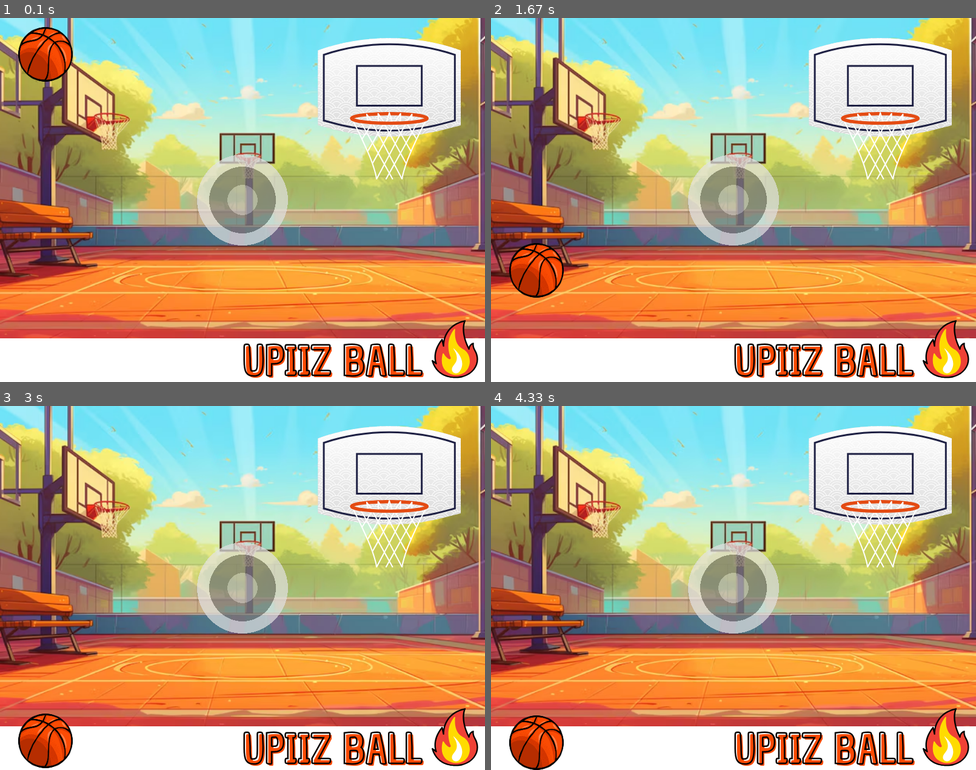
Above: before the commit, frames 1-4 (two rows, left to right).
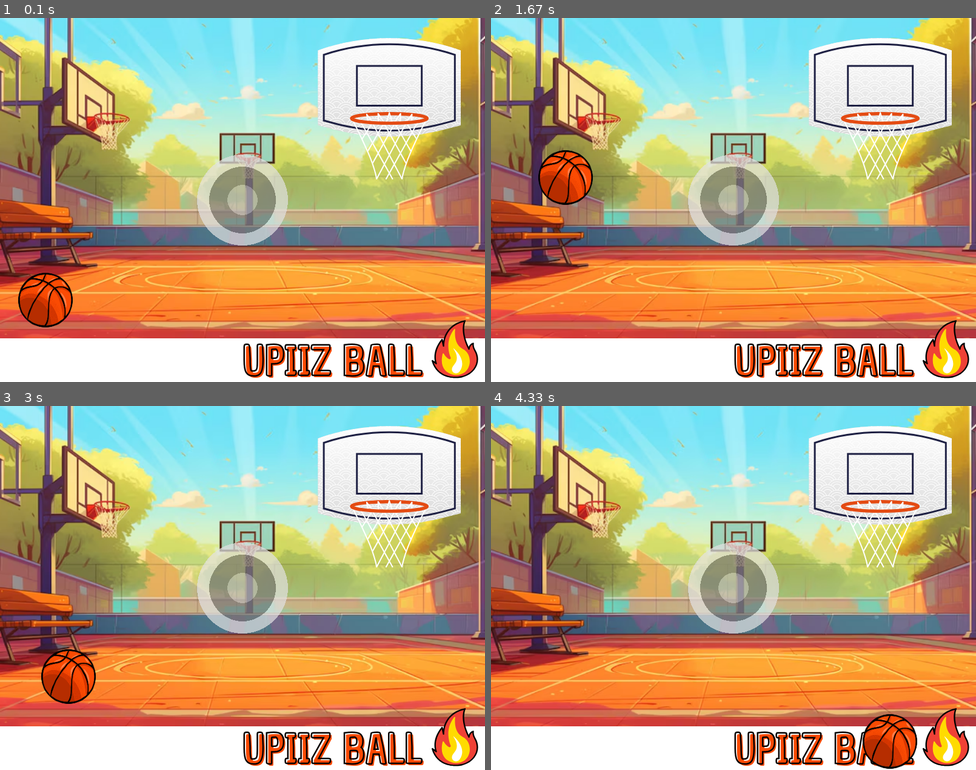
Above: after the commit, the same moments.

Repository: JMario16/UPIIZ_BALL
Game: pygame game, started from UPIIZ_BALL.py
Same seed, same stepped clock (60 frames per second), same inputs: the game is played once before the commit and once after it.
Inputs (mouse positions are in pixels of both pictures, inside the frame that each line leads up to):
- Up to frame 1 (0.1 s): no input
- Up to frame 2 (1.67 s): click (733, 200) at 0.38 s; press the mouse at (733, 200) at 0.7 s; move the mouse to (762, 214) at 0.8 s; release the mouse at (791, 232) at 0.93 s; press the mouse at (733, 200) at 1.03 s; move the mouse to (723, 247) at 1.13 s; release the mouse at (709, 294) at 1.27 s
- Up to frame 3 (3 s): no input
- Up to frame 4 (4.33 s): no input

The runs differ from the first frame. In frame 1, 2.7% of the frame differs, in the area x 3-15%, y 2-85%; in frame 2, 2.7%, in the area x 3-21%, y 36-77%; in frame 3, 2.7%; in frame 4, 2.6%.

Commit message:
Version 1.3

Diff:
--- a/UPIIZ_BALL.py
+++ b/UPIIZ_BALL.py
@@ -2,10 +2,11 @@
 import math
 import sys
 
-# - - - VARIABLES - - -
-anch=800 #Ancho de la ventana
-larg=600 #Largo de la ventana
-grav=3708.8667 #En pixeles por segundo cuadrado
+# - - - CONSTANTES - - -
+anch, larg=800, 600 #Ancho y largo de la ventana
+grav=3708.87 #Gravedad en pixeles por segundo cuadrado
+velM=3780.71 #Velocidad máxima en pixeles por segundo
+fricc=0.25 #Constante de fricción del suelo suponiendolo de madera
 
 pygame.init() #Iniciar los modulos de la librería
 screen=pygame.display.set_mode((anch, larg)) #Dar tamaño a la ventana mediante variables
@@ -16,11 +17,19 @@
 opacidad=pygame.Surface((800, 600), pygame.SRCALPHA) #Crear una superficie para objetos con opacidad
 
 # - - - PROPIEDADES DEL BALON - - -
-posBx=30 #Posición inicial del balon en X (x0)
-posBy=0 #Posición inicial del balon en Y (y0)
-velBy=0 #Velocidad inicial del balon (v0)
+posBx, posBy=30, 420 #Posición inicial del balon en los ejes X, Y (x0, y0)
+velBx, velBy=0, 0 #Velocidad inicial del balon en los ejes X, Y (vx0, vy0)
+tiemLanz=None #Tiempo desde el lanzamiento
 reboteB=-0.75 #Factor de rebote del balon (Para cada rebote pierde 25% de la velocidad y cambia de dirección, por eso el menos)
-colisionB=larg-90 #Colision del balon con el suelo (el balon tiene 90px de diametro)
+activoB=False #Variable para determinar si el balon ha sido lanzado
+masa=0.62 #Masa del balón en kilogramos
+peso=masa*grav #Peso del balón en newtons
+Fnormal=peso #Fuerza normal del balón en newtons
+
+# - - - PROPIEDADES DEL JOYSTICK - - -
+posJx, posJy=400, 300 #Posición inicial del joystick en los ejes X, Y (x0, y0)
+radJ=120 #Radio máximo de movimiento del joystick
+activoJ=False #Variable para determinar si el joystick se esta arrastrando
 
 clock=pygame.time.Clock() #Inicializar un reloj
 
@@ -31,24 +40,98 @@
         if event.type==pygame.QUIT: #Si ese evento es "pygame.QUIT" (Cerrar)
             running=False  #"running" sera "False". Por lo tanto se detiene el programa
 
+        elif event.type==pygame.MOUSEBUTTONDOWN: #Si ese evento es "pygame.MOUSEBUTTONDOWN" (Click derecho)
+            mouse_x, mouse_y=pygame.mouse.get_pos() #Obtener la posición del mouse
+            dist=math.sqrt((mouse_x-posJx)**2+(mouse_y-posJy)**2) #Obtener la distancia entre joystick y la del mouse
+            if dist<=55: #Si el clic está dentro del círculo del joystick
+                activoJ=True #El joystick está activo
+
+        elif event.type==pygame.MOUSEMOTION and activoJ: #Si ese evento es "pygame.MOUSEMOTION" (Ratón en movimiento), y el joystick está activo
+            mouse_x, mouse_y=pygame.mouse.get_pos() #Obtener la posición del mouse
+            dx, dy=mouse_x-400, mouse_y-300 #Desplazamiento del mouse en cada eje respecto la posición inicial
+            dist=math.sqrt(dx**2 + dy**2) #Obtener la distancia entre la posición inicial del joystick y la del mouse
+
+            if dist>radJ: #Si la distancia es mayor al radio máximo
+                angu=math.atan2(dy, dx) #Obtener el angulo contiguo al origen, formado por el triángulo rectangulo con C.O=dy y C.A=dx, donde dy y dx son las distancias del mouse al punto inicial
+                posJx=400+radJ*math.cos(angu) #Recalcular posición del joystick para evitar que sobrepase el area definida en el eje X, tomando como referencia la posición del mouse
+                posJy=300+radJ*math.sin(angu) #Recalcular posición del joystick para evitar que sobrepase el area definida en el eje Y, tomando como referencia la posición del mouse
+            else:
+                posJx, posJy=mouse_x, mouse_y #La posición del joystick es igual a la posición del mouse
+
+        elif event.type==pygame.MOUSEBUTTONUP: #Si ese evento es "pygame.MOUSEBUTTONUP" (Soltar click derecho)
+            if activoJ and activoB is False: #Si el joystick está activo
+                dx=posJx-400 #Obtener distancia entre la posición inicial y la posición final del joystick en el eje X
+                dy=posJy-300 #Obtener distancia entre la posición inicial y la posición final del joystick en el eje X
+                dist=math.sqrt(dx**2 + dy**2) #Obtener distancia entre la posición inicial y la posición final del joystick
+                angu=math.atan2(dy, dx) #Obtener el angulo contiguo al origen, formado por el triángulo rectangulo con C.O=dy y C.A=dx, donde dy y dx son las distancias del joystick al punto inicial
+
+                if dist>0: #Si la distancia es mayor a 0
+                    vel=(velM/radJ)*dist #Obtener la magnitud de la velocidad (donde la velocidad máxima será 10m/s o 3780.71 px/s)
+                    velBx=-vel*math.cos(angu) #Obtener magnitudes para el eje X (negativo por que se lanzara en dirección contraria al joystick)
+                    velBy=-vel*math.sin(angu) #Obtener magnitudes para el eje Y (negativo por que se lanzara en dirección contraria al joystick)
+                    activoB=True #El balón está activo
+                    tiemLanz=pygame.time.get_ticks() #Guardar la cantidad de ticks desde que se inicializo el reloj
+                    clock.tick() #Reinicar el reloj
+                else:
+                    velBx, velBy=0, 0 #El balón no tendrá velocidad
+
+            activoJ=False #El joystock ya no está activo
+            posJx, posJy=400, 300 #Reiniciar la posición del joystick
+
+    if activoB: #Si el balón está activo
+        dt=clock.tick(120)/1000 #Diferencial de tiempo
+        PposBx, PposBy=posBx, posBy #Guardar valor de la posición en la primer iteración del reloj
+        velBy+=grav*dt #Calcular la velocidad a partir de la gravedad en el eje Y
+        posBx+=velBx*dt #Calcular la posición en el eje X
+        posBy+=velBy*dt #Calcular la posición en el eje Y
+
+        dif_posBx=abs(posBx-PposBx) #Obtener diferencial de posición en el eje X
+        dif_posBy=abs(posBy-PposBy) #Obtener diferencial de posición en el eje Y
+
+        if dif_posBx<0.1: #Si el diferencial de posición en el eje X es despreciable
+            velBx=0 #Igualar la velocidad en el eje X a 0
+        if dif_posBy<0.1 and posBy>=larg-90: #Si el diferencial de posición en el eje Y es despreciable, y la posición en dicho eje es mayor o igual al punto de colisión en el eje Y
+            velBy=0 #Igualar la velocidad en el eje Y a 0
+
+        if posBy>=larg-90: #Si la posición en el eje Y es mayor o igual al punto de colisión en el eje Y
+            posBy=larg-90 #La posición de la pelota será el punto de colisión
+            velBy*=reboteB #Multiplicar la velocidad en el eje Y por el factor de rebote
+
+            if velBx!=0: #Si la velocidad en el eje X es diferente de 0
+                friccF=fricc*peso #Calcular la fuerza de fricción a partir del coeficiente de fricción y el peso
+
+                if velBx>0: #Si la velocidad es mayor a 0 (hacia el eje X positivo)
+                    acelF=-friccF/masa #Calcular desaceleración debida a la fuerza de fricción
+                    velBx+=acelF*dt #Recalcular la velocidad a partir de esa desaseleración
+                else:
+                    acelF=friccF/masa #Calcular desaceleración debida a la fuerza de fricción
+                    velBx+=acelF*dt #Recalcular la velocidad a partir de esa desaseleración
+
+        if posBx<=0: #Si la posición en el eje Y es mayor o igual al punto de colisión en el eje X, lado izquierdo
+            posBx=0 #La posición de la pelota será el punto de colisión
+            velBx*=reboteB #Multiplicar la velocidad en el eje X por el factor de rebote
+        if posBx>=anch-90: #Si la posición en el eje Y es mayor o igual al punto de colisión en el eje X, lado izquierdo
+            posBx=anch-90 #La posición de la pelota será el punto de colisión
+            velBx*=reboteB #Multiplicar la velocidad en el eje X por el factor de rebote
+
+        if tiemLanz and pygame.time.get_ticks()-tiemLanz>5000: #Si "tiemLanz" no es "None", y el tiempo transcurrido desde que se inicializo el reloj menos el tiempo que transcurrio desde el lanzamiento, es mayor a 5 segundos (5000 milisegundos)
+            posBx, posBy=30, 420 #Devolverr balon a su posición inicial
+            velBx, velBy=0, 0 #Igualar el valor de las velocidades en cada eje a 0
+            tiemLanz=None #Reiniciar la variable "tiemLanz"
+            activoB=False #Establecer al balón como inactivo
+
+    opacidad.fill((0, 0, 0, 0)) #Limpiar la superfice "opacidad"
+
     pygame.draw.circle(opacidad, (225, 225, 225, 180), (400, 300), 75) #Dibujar circulos para el joystick en la superficie "opacidad"
-    pygame.draw.circle(opacidad, (120, 120, 120, 180), (400, 300), 55)
-    pygame.draw.circle(opacidad, (180, 180, 180, 180), (400, 300), 25)
-
-    dt=clock.tick(60)/1000 #Diferencial de tiempo
-    velBy+=grav*dt #Calcular la velocidad
-    posBy+=velBy*dt #Calcular la posición
-
-    if posBy>=colisionB: #Si la posición en el eje Y es mayor o igual al punto de colisión
-        posBy=colisionB #La posición de la pelota será el punto de colisión
-        velBy*=reboteB #Multiplicar la velocidad en el eje Y por el factor de rebote
+    pygame.draw.circle(opacidad, (120, 120, 120, 180), (posJx, posJy), 55)
+    pygame.draw.circle(opacidad, (180, 180, 180, 180), (posJx, posJy), 25)
 
     screen.fill((225, 225, 225)) #Rellenar el fondo de la ventana
     screen.blit(fondo, (0, 0)) #Insertar imagen de fondo con inicio en 0, 0
-    screen.blit(balon, (posBx, posBy)) #Insertar imagen del balon en la posición dada mediante variables
+    screen.blit(balon, (posBx, posBy)) #Insertar imagen del balon iniciando en la posición dada mediante variables
     screen.blit(opacidad, (0, 0)) #Insertar superficie para objetos con opacidad
 
     pygame.display.flip() #Actualizar la ventana para cargar los cambios
 
-pygame.quit() #Salir del pprograma
+pygame.quit() #Salir del programa
 sys.exit()
